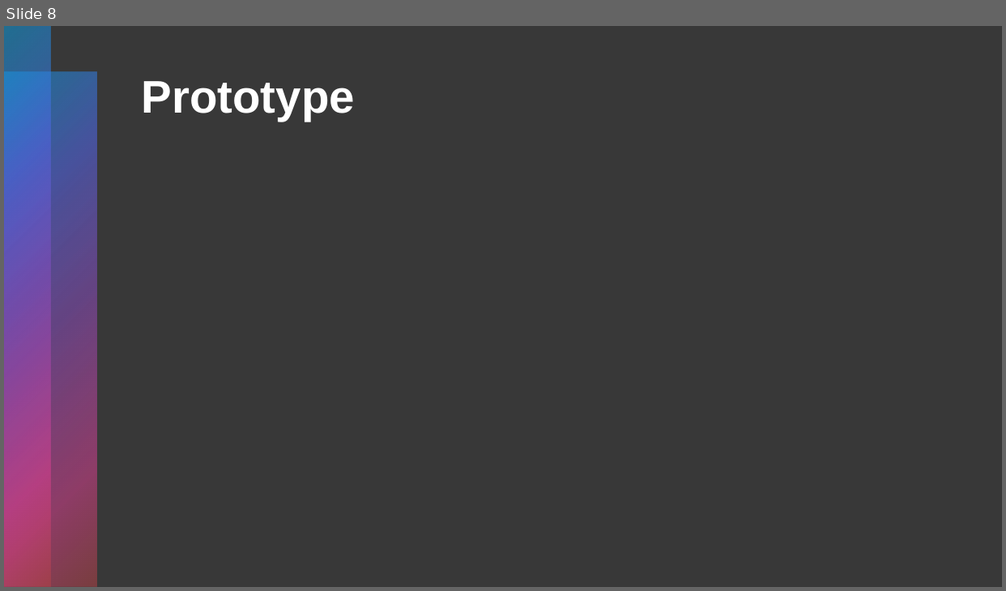
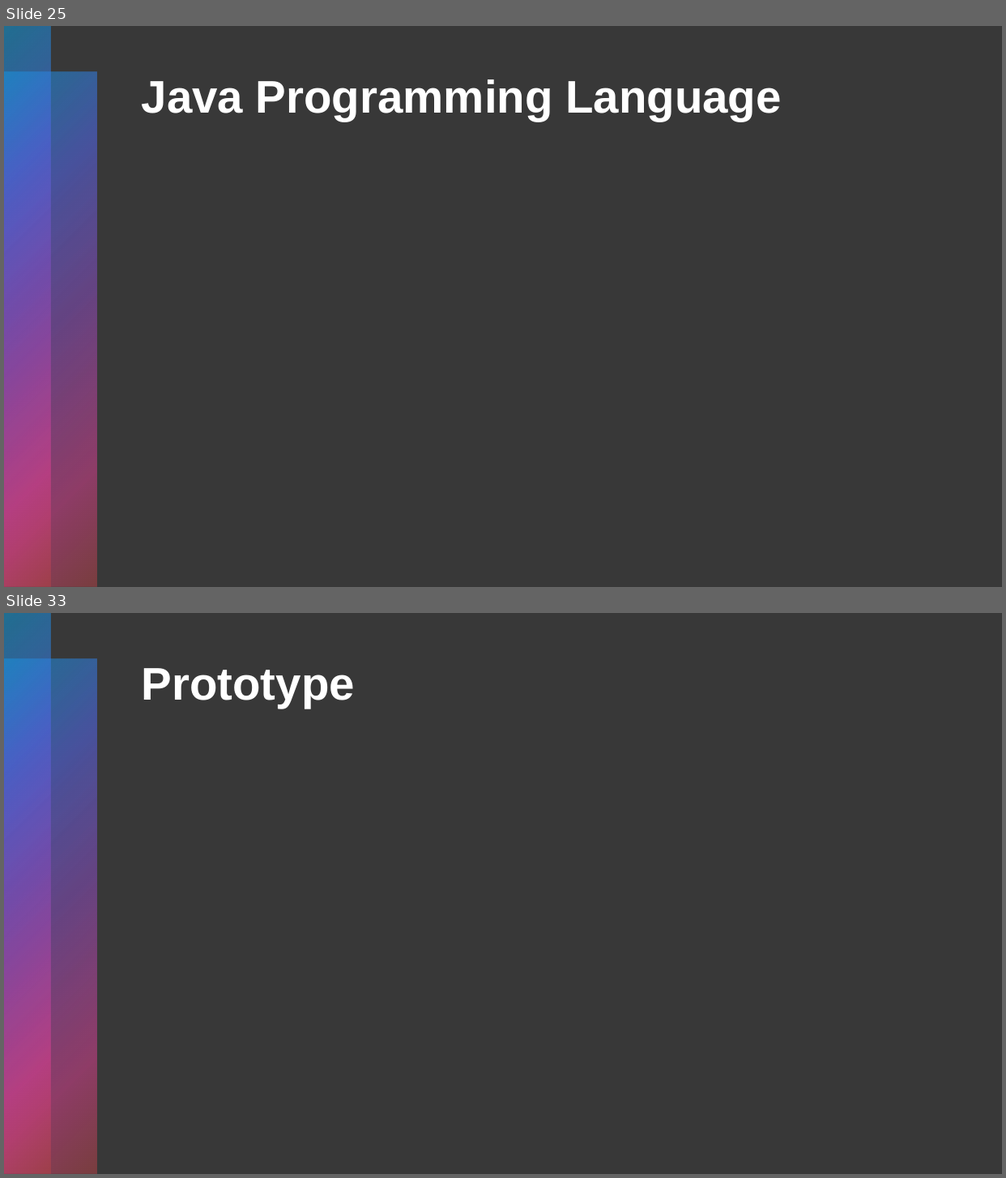
Before and after one commit to gubbriaco/water-analysis, a slide deck: presentation.pptx. Shown one above the other, each under a label of ours: slide 8 before the commit, slides 25 and 33 after it; the slides between them are not shown. The pictures are 1006x591 and 1006x1178 pixels, drawn with LibreOffice and Linux fonts; fonts in the diff are those of the drawing. Boxes give left, top, right and bottom in pixels: in the first picture for what was removed or moved away, otherwise in the second. Text is boxed around its words. In the diff, an @@ line names an element or a change of style, - is before the commit and + after.

```diff
--- a/presentation.pptx
+++ b/presentation.pptx
@@ slide 25 added at [4, 26, 1002, 587], background #000000 at 78% opacity; not listed: 2 template elements that a slide beside it also shows @@
@@ title added at [142, 79, 781, 121], 44 pt, text #FFFFFF, bold @@
+Java Programming Language
@@ what was slide 8 is now slide 33 @@
```
Also in this commit, not shown: 1 slide changed, 25 other slides added, 1 slide removed.
